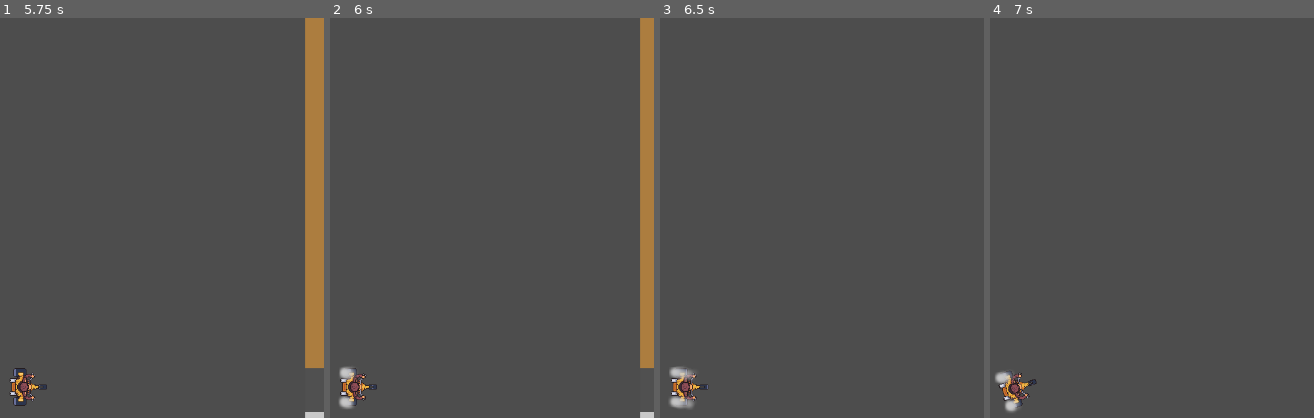
Above: before the commit, frames 1-4 (left to right).
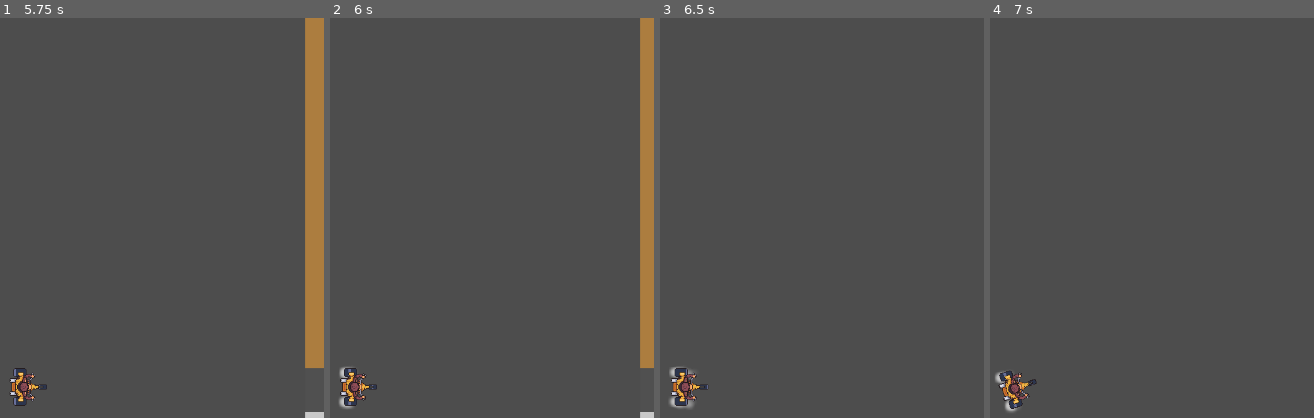
Above: after the commit, the same moments.

Repository: freesstylers/GoofyAhhCar
Game: Godot game, scene res://Assets/Scenes/Maps/PruebaMapas.tscn
Same seed, same stepped clock (60 frames per second), same inputs: the game is played once before the commit and once after it. The project has no main scene, so this scene is started directly.
Inputs (mouse positions are % of the whole screen's width and height, from its top left):
- Up to frame 1 (5.75 s): click (14, 21) at 0.5 s; click (16, 21) at 1.25 s; click (14, 23) at 2 s; click (16, 23) at 2.75 s; click (14, 25) at 3.5 s; click (16, 25) at 4.25 s; hold Right (right) from 5.03 s (still down)
- Up to frame 2 (6 s): tap Enter at 5.75 s; release Right (right) at 5.78 s; hold Down (back) from 5.78 s (still down)
- Up to frame 3 (6.5 s): keep holding Down (back)
- Up to frame 4 (7 s): release Down (back) at 6.53 s; hold Right (right) from 6.53 s (still down)
The pictures show only the part of the screen within x 34-84%, y 4-54%; the shares and areas given below are measured in that part.

Frame 1 is identical in both runs. In frame 2, 0.2% of the frame differs, in the area x 3-9%, y 87-97%; in frame 3, 0.2%, in the area x 4-11%, y 87-97%; in frame 4, 0.2%.

Commit message:
Ajustada profundidad del derrape

Diff:
--- a/clusy-cart/Assets/Scenes/Player.tscn
+++ b/clusy-cart/Assets/Scenes/Player.tscn
@@ -55,6 +55,7 @@
 shape = SubResource("RectangleShape2D_fmsee")
 
 [node name="PlayerVisualizer" type="AnimatedSprite2D" parent="."]
+z_index = 1
 rotation = 1.5708
 sprite_frames = ExtResource("2_ulsy8")
 autoplay = "default"
@@ -62,9 +63,9 @@
 script = ExtResource("3_ppvnt")
 
 [node name="LeftDrigtingParticles" type="CPUParticles2D" parent="PlayerVisualizer"]
+z_index = -1
 position = Vector2(-23.9999, 23.9999)
 rotation = -6.28319
-emitting = false
 amount = 20
 lifetime = 0.25
 texture = ExtResource("4_36bf4")
@@ -80,8 +81,8 @@
 color_ramp = SubResource("Gradient_b6too")
 
 [node name="RightDriftingParticles" type="CPUParticles2D" parent="PlayerVisualizer"]
+z_index = -1
 position = Vector2(23.0001, 23.9999)
-emitting = false
 amount = 20
 lifetime = 0.25
 texture = ExtResource("4_36bf4")
